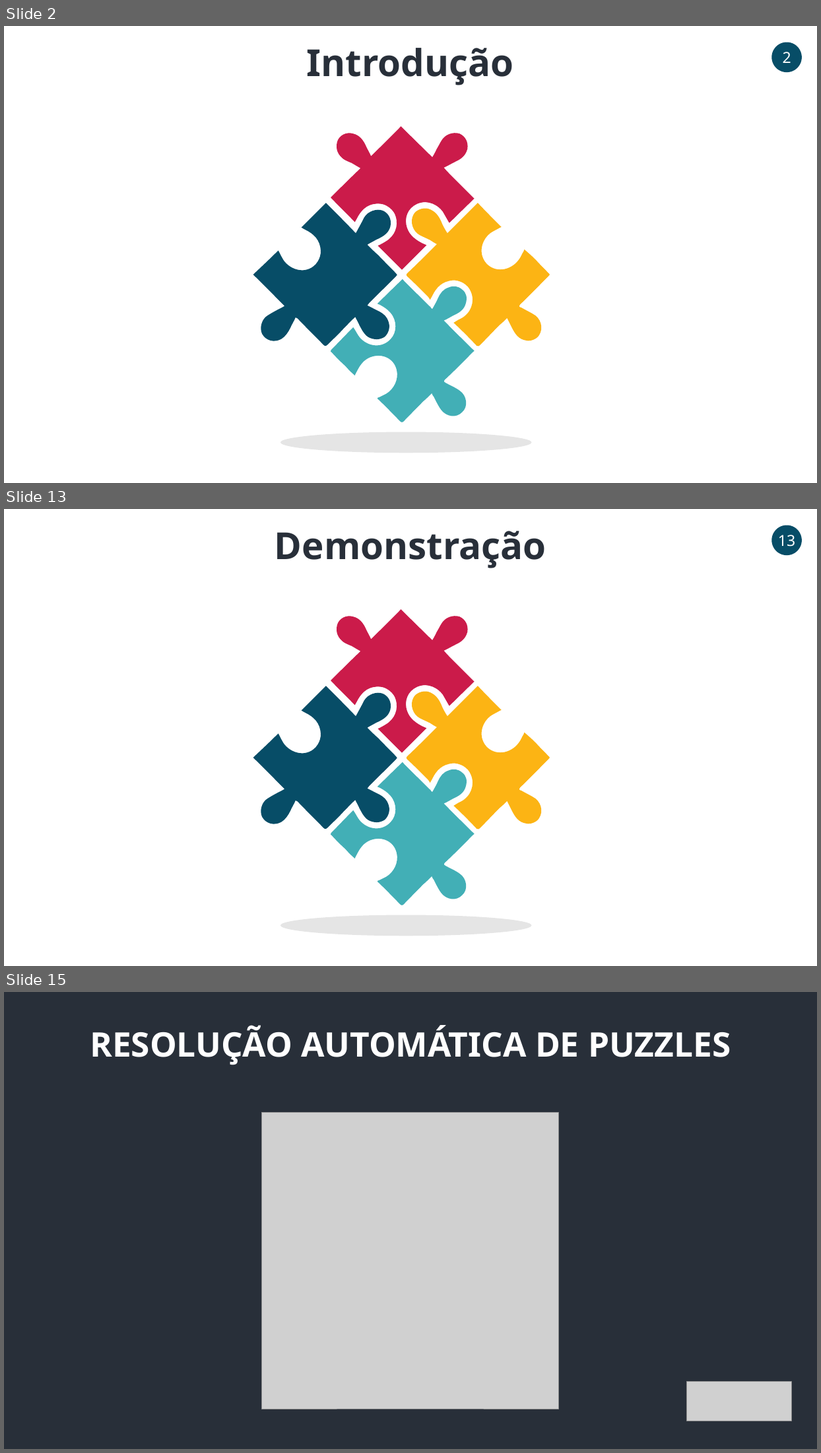
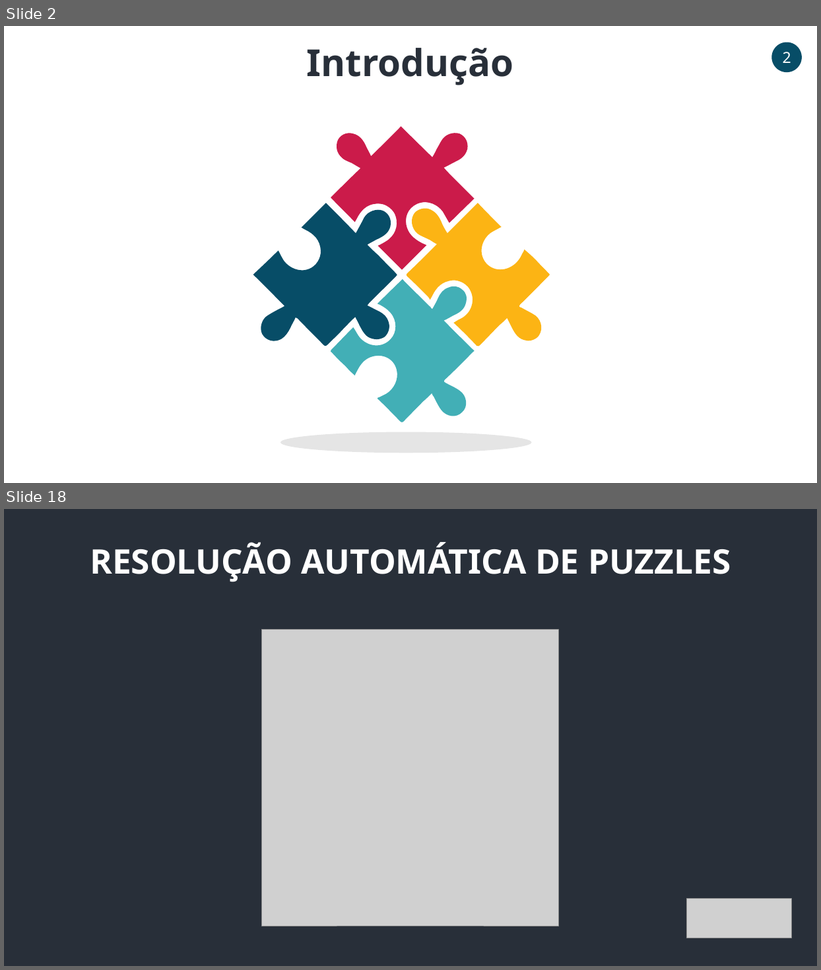
Before and after one commit to PedroCarvalho98/VC2021_22, a slide deck: Project/ApresentacaoFinal.pptx. Shown one above the other, each under a label of ours: slides 2, 13 and 15 before the commit, slides 2 and 18 after it; the slides between them are not shown. The pictures are 821x1453 and 821x970 pixels, drawn with LibreOffice and Linux fonts; fonts in the diff are those of the drawing; grey boxes stand for pictures. Boxes give left, top, right and bottom in pixels: in the first picture for what was removed or moved away, otherwise in the second. Text is boxed around its words. In the diff, an @@ line names an element or a change of style, - is before the commit and + after.

```diff
--- a/Project/ApresentacaoFinal.pptx
+++ b/Project/ApresentacaoFinal.pptx
@@ slide 13 removed at bbox=[4, 509, 817, 966], background #FFFFFF @@
@@ ellipse removed at bbox=[772, 525, 802, 555] @@
-13
@@ text removed at bbox=[275, 531, 547, 568] @@
-Demonstração
@@ freeform shape removed at bbox=[331, 609, 475, 753] @@
@@ freeform shape removed at bbox=[253, 686, 398, 829] @@
@@ freeform shape removed at bbox=[406, 686, 550, 830] @@
@@ freeform shape removed at bbox=[330, 762, 475, 906] @@
@@ ellipse removed at bbox=[281, 916, 531, 936] @@
@@ what was slide 15 is now slide 18 @@
```
Also in this commit, not shown: 10 slides changed, 5 slides added, 1 other slide removed.
